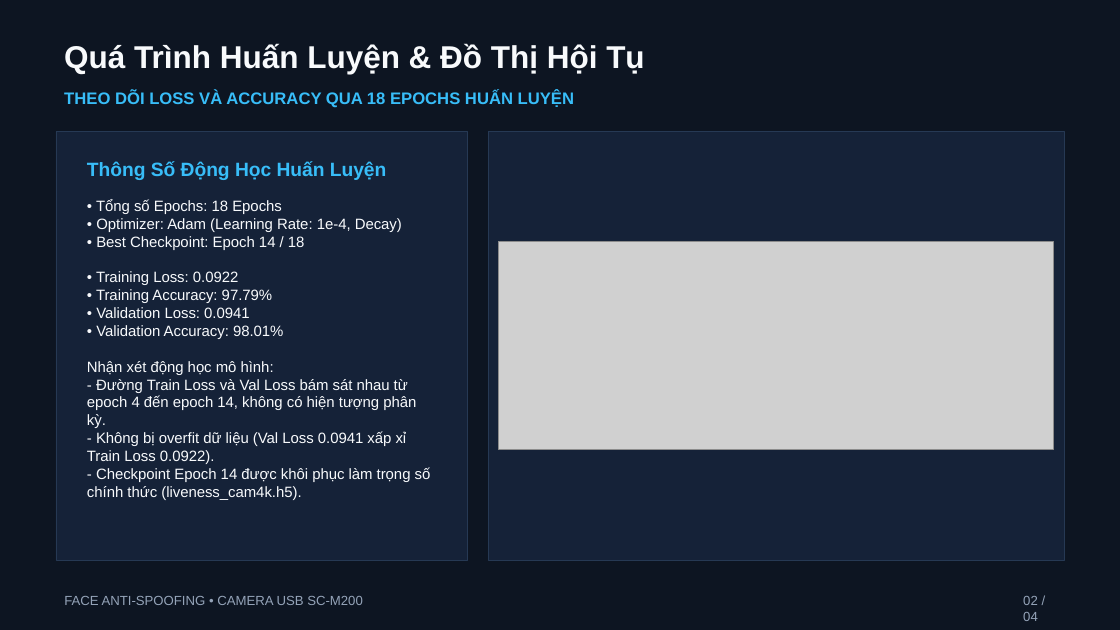
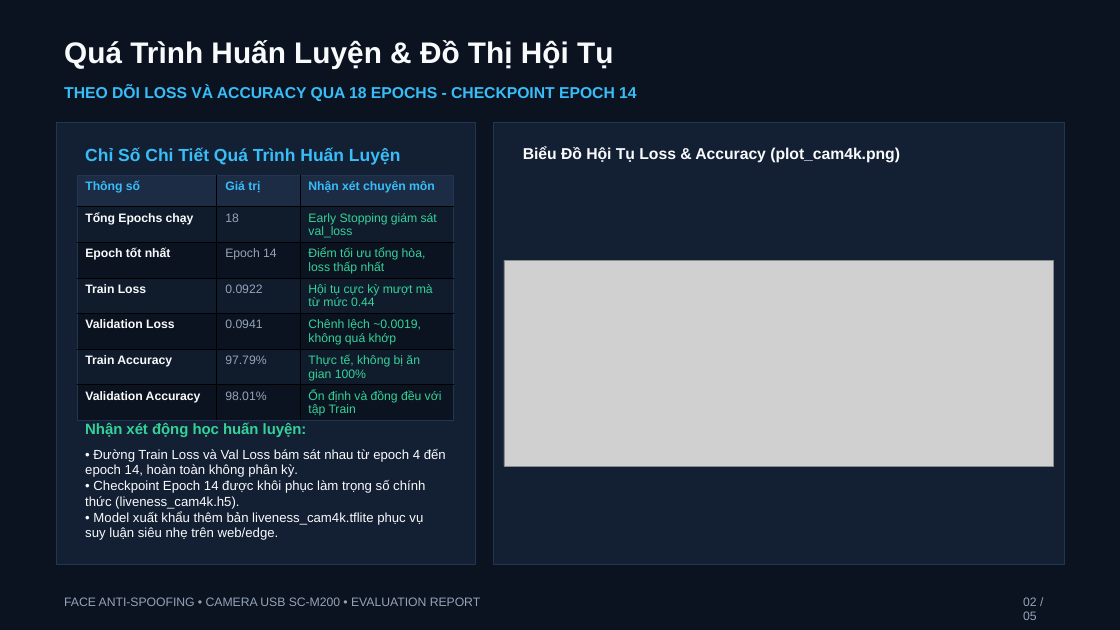
Before and after one commit to thanhAI408/face_anti_spoofing, a slide deck: slide 2 of deliverables/Bao_cao_mo_hinh_cam4k_20261020.pptx. Drawn at 1120x630 pixels with LibreOffice and Linux fonts; fonts in the diff are those of the drawing; grey boxes stand for pictures. Boxes give left, top, right and bottom in pixels: in the first picture for what was removed or moved away, otherwise in the second. Text is boxed around its words. In the diff, an @@ line names an element or a change of style, - is before the commit and + after.

Commit message:
docs: update presentation to 5 slides incorporating detailed evaluation.json metrics and 14-video validation table

```diff
--- a/deliverables/Bao_cao_mo_hinh_cam4k_20261020.pptx
+++ b/deliverables/Bao_cao_mo_hinh_cam4k_20261020.pptx
@@ background #0D1522 to #0B1320 @@
@@ text "Quá Trình Huấn Luyện & ..." at [64,40,613,69]: size 27 to 25.5 pt @@
@@ text at [64,85,636,101]: text changed; size 14.2 to 13.5 pt @@
-THEO DÕI LOSS VÀ ACCURACY QUA 18 EPOCHS HUẤN LUYỆN
+THEO DÕI LOSS VÀ ACCURACY QUA 18 EPOCHS - CHECKPOINT EPOCH 14
@@ rectangle: place and size @@
-rectangle at [56,131,468,560]
+rectangle at [56,123,476,565]
@@ rectangle at [56,123,476,565]: fill #152238 to #131F33; outline #263954 0.75 pt to #223652 0.75 pt @@
@@ text at [85,148,400,165]: text changed; size 16.5 to 15 pt @@
-Thông Số Động Học Huấn Luyện
+Chỉ Số Chi Tiết Quá Trình Huấn Luyện
@@ rectangle at [494,123,1065,565]: fill #152238 to #131F33; outline #263954 0.75 pt to #223652 0.75 pt @@
@@ rectangle: place and size @@
-rectangle at [488,131,1064,560]
+rectangle at [494,123,1065,565]
@@ text added at [523,147,900,163], 13.5 pt, text #F8FAFC, bold @@
+Biểu Đồ Hội Tụ Loss & Accuracy (plot_cam4k.png)
@@ table added at [77,175,454,420], 7 rows, 3 columns @@
+Thông số | Giá trị | Nhận xét chuyên môn
+Tổng Epochs chạy | 18 | Early Stopping giám sát val_loss
+Epoch tốt nhất | Epoch 14 | Điểm tối ưu tổng hòa, loss thấp nhất
+Train Loss | 0.0922 | Hội tụ cực kỳ mượt mà từ mức 0.44
+Validation Loss | 0.0941 | Chênh lệch ~0.0019, không quá khớp
+Train Accuracy | 97.79% | Thực tế, không bị ăn gian 100%
+Validation Accuracy | 98.01% | Ổn định và đồng đều với tập Train
@@ text removed at [87,199,431,500] @@
-• Tổng số Epochs: 18 Epochs
-• Optimizer: Adam (Learning Rate: 1e-4, Decay)
-• Best Checkpoint: Epoch 14 / 18
-• Training Loss: 0.0922
-• Training Accuracy: 97.79%
-• Validation Loss: 0.0941
-• Validation Accuracy: 98.01%
-Nhận xét động học mô hình:
-- Đường Train Loss và Val Loss bám sát nhau từ epoch 4 đến epoch 14, không có hiện tượng phân kỳ.
-- Không bị overfit dữ liệu (Val Loss 0.0941 xấp xỉ Train Loss 0.0922).
-- Checkpoint Epoch 14 được khôi phục làm trọng số chính thức (liveness_cam4k.h5).
@@ picture: place and size @@
-picture at [499,242,1054,450]
+picture at [504,260,1054,466]
@@ text added at [85,422,307,437], 12.8 pt, text #34D399, bold @@
+Nhận xét động học huấn luyện:
@@ text added at [85,449,446,540], 11.2 pt, text #F8FAFC @@
+• Đường Train Loss và Val Loss bám sát nhau từ epoch 4 đến epoch 14, hoàn toàn không phân kỳ.
+• Checkpoint Epoch 14 được khôi phục làm trọng số chính thức (liveness_cam4k.h5).
+• Model xuất khẩu thêm bản liveness_cam4k.tflite phục vụ suy luận siêu nhẹ trên web/edge.
@@ text at [64,597,480,606]: text changed; size 11.2 to 10.5 pt @@
-FACE ANTI-SPOOFING • CAMERA USB SC-M200
+FACE ANTI-SPOOFING • CAMERA USB SC-M200 • EVALUATION REPORT
@@ text at [1023,597,1037,620]: text changed; size 11.2 to 10.5 pt @@
-02 / 04
+02 / 05
```
Also in this commit, not shown: 1 other slide changed, 3 slides added, 2 slides removed.
